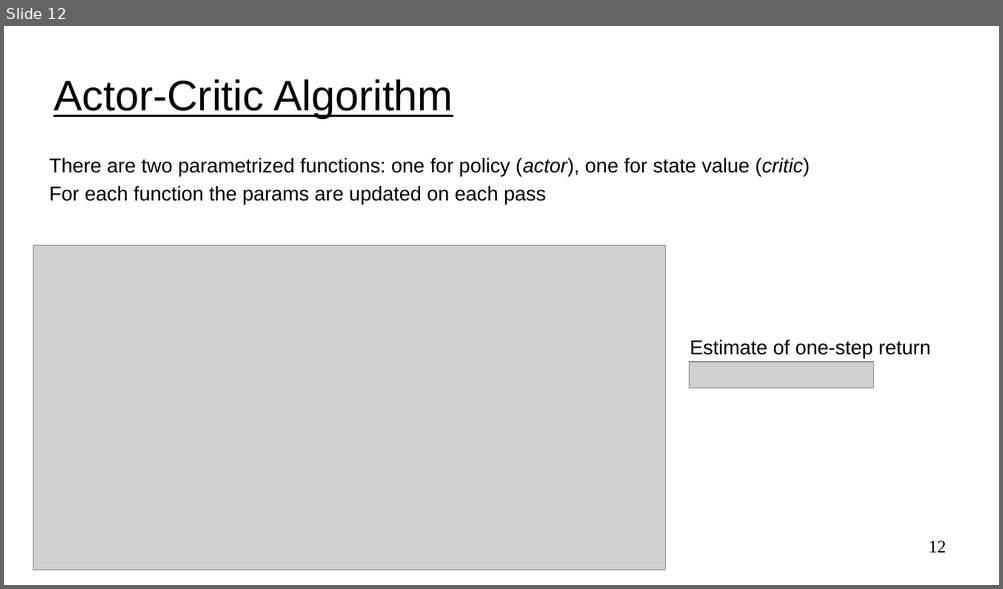
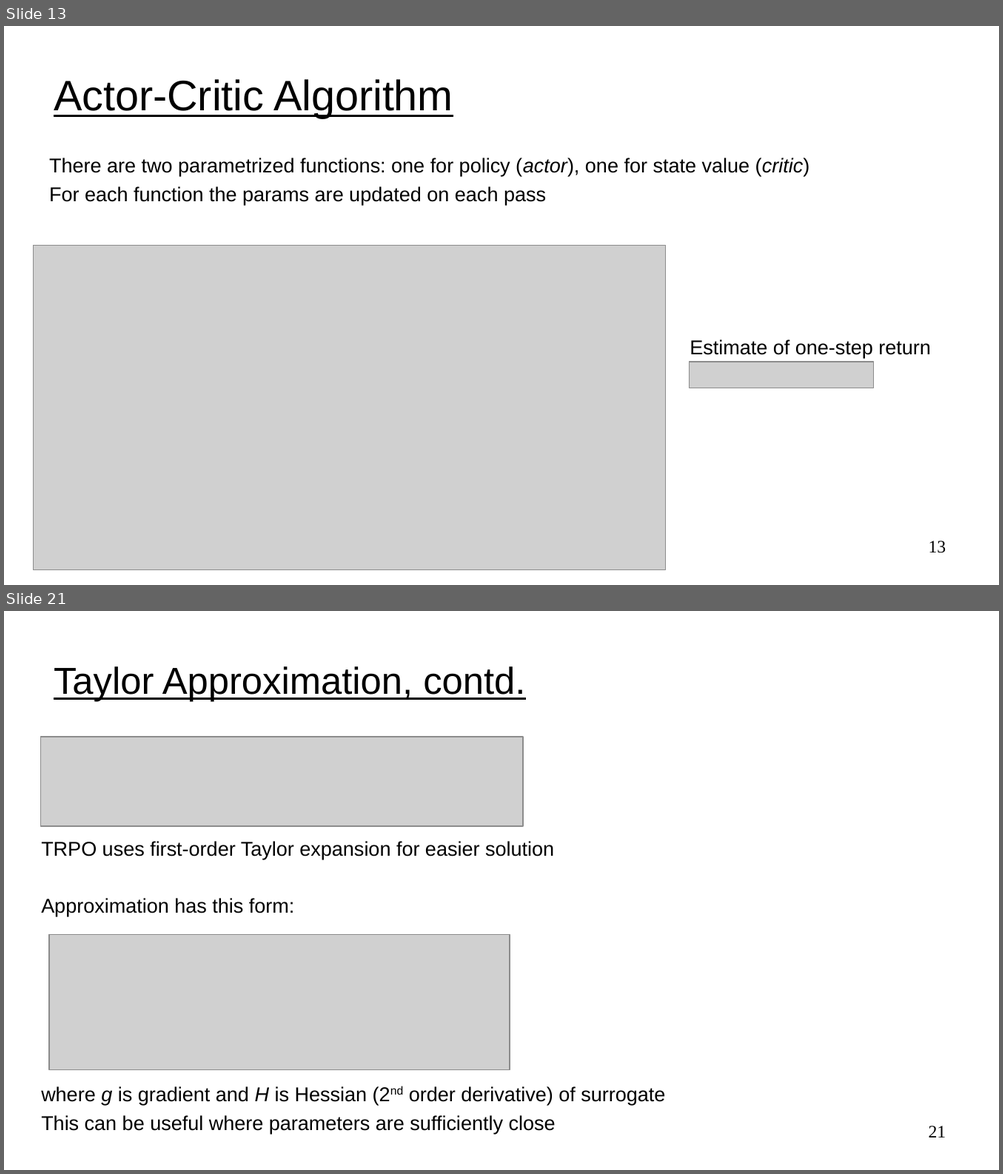
Before and after one commit to UVADS/reinforcement_learning, a slide deck: 08_policy_gradients_extensions/policy_gradients_extensions.ppt. Shown one above the other, each under a label of ours: slide 12 before the commit, slides 13 and 21 after it; the slides between them are not shown. The pictures are 1003x589 and 1003x1174 pixels, drawn with LibreOffice and Linux fonts; fonts in the diff are those of the drawing; grey boxes stand for pictures. Boxes give left, top, right and bottom in pixels: in the first picture for what was removed or moved away, otherwise in the second. Text is boxed around its words. In the diff, an @@ line names an element or a change of style, - is before the commit and + after.

```diff
--- a/08_policy_gradients_extensions/policy_gradients_extensions.ppt
+++ b/08_policy_gradients_extensions/policy_gradients_extensions.ppt
@@ slide 21 added at (4, 611, 999, 1170), background #FFFFFF @@
@@ title added at (54, 667, 525, 702), 30 pt, text #000000, underline @@
+Taylor Approximation, contd.
@@ picture added at (41, 737, 523, 826) @@
@@ text added at (41, 841, 554, 917), 16 pt, text #000000 @@
+TRPO uses first-order Taylor expansion for easier solution
+Approximation has this form:
@@ picture added at (49, 935, 509, 1071) @@
@@ text added at (41, 1087, 665, 1134), 16 pt, text #000000 @@
+where g is gradient and H is Hessian (2nd order derivative) of surrogate
+This can be useful where parameters are sufficiently close
@@ page number added at (928, 1126, 946, 1138), 14 pt, text #000000 @@
+21
@@ what was slide 12 is now slide 13 @@
@@ page number at (928, 541, 946, 554): text changed @@
-12
+13
```
Also in this commit, not shown: 2 slides changed, 16 other slides added, 3 other files.
